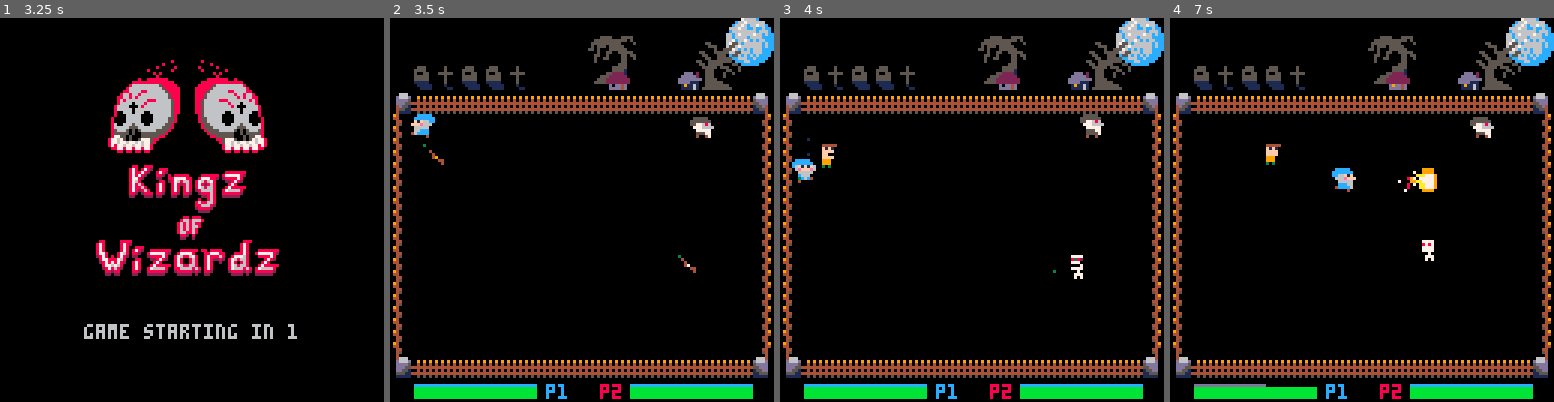
Above: before the commit, frames 1-4 (left to right).
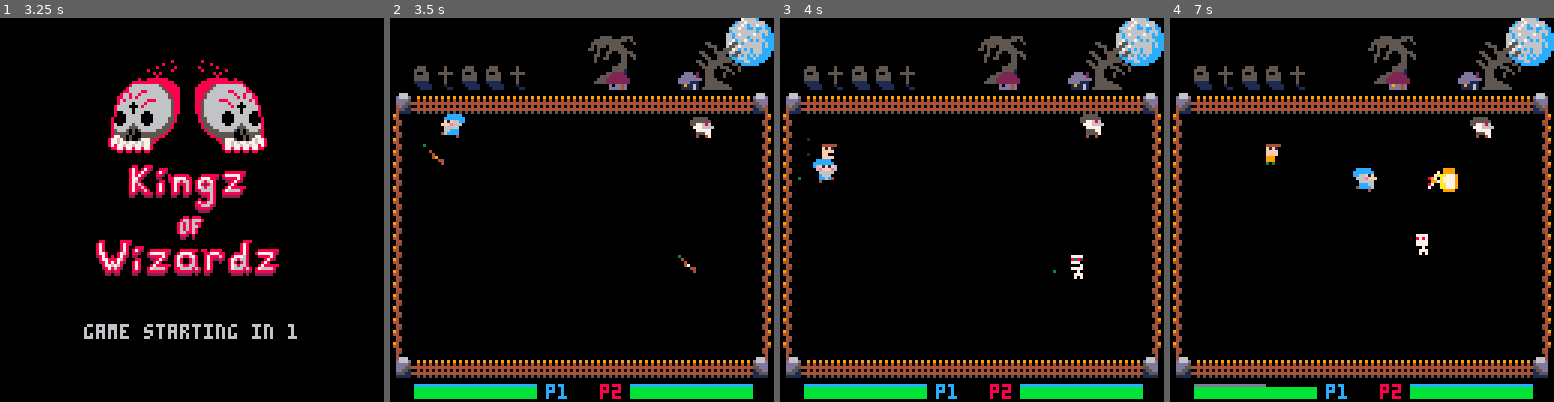
Above: after the commit, the same moments.

Repository: ravertass/wizardkingz
Game: PICO-8 cartridge wizardz.p8
The game is run twice, just before and just after one commit, with the same random seed, the same clock (stepped at 60 frames per second) and the same inputs.
Inputs:
- Up to frame 1 (3.25 s): tap X (X key) at 0.33, 1.07, 1.85, 2.97 s; tap O (Z key) at 0.7, 1.7, 2.1, 2.5, 2.9 s; hold Right 1.6-2.1 s; hold Up 2.15-2.42 s; hold Right 2.47-3.03 s; hold Left from 3.08 s (still down)
- Up to frame 2 (3.5 s): keep holding Left; tap O (Z key) at 3.3 s
- Up to frame 3 (4 s): release Left at 3.58 s; hold Down 3.63-3.97 s; tap O (Z key) at 3.7 s
- Up to frame 4 (7 s): hold Right 4.02-4.68 s; tap X (X key) at 4.08, 5.2, 6.32 s; tap O (Z key) every 0.4 s from 4.1 to 6.9 s; hold Up 4.73-5.03 s; hold Left 5.08-5.68 s; hold Down 5.73-6.03 s; hold Right 6.08-6.58 s; hold Right from 6.63 s (still down)

Frame 1 is identical in both runs. In frame 2, 0.5% of the frame differs, in the area x 5-20%, y 25-32%; in frame 3, 0.5%; in frame 4, 1.3%, in the area x 42-75%, y 39-64%.

Commit message:
Better placement of player 1

Diff:
--- a/wizardz.p8
+++ b/wizardz.p8
@@ -169,7 +169,7 @@
 function new_player1()
   return {
     type = 'player',
-    x = 10,
+    x = 20,
     y = 32,
     spr = 011,
     spr_ix = 1,
